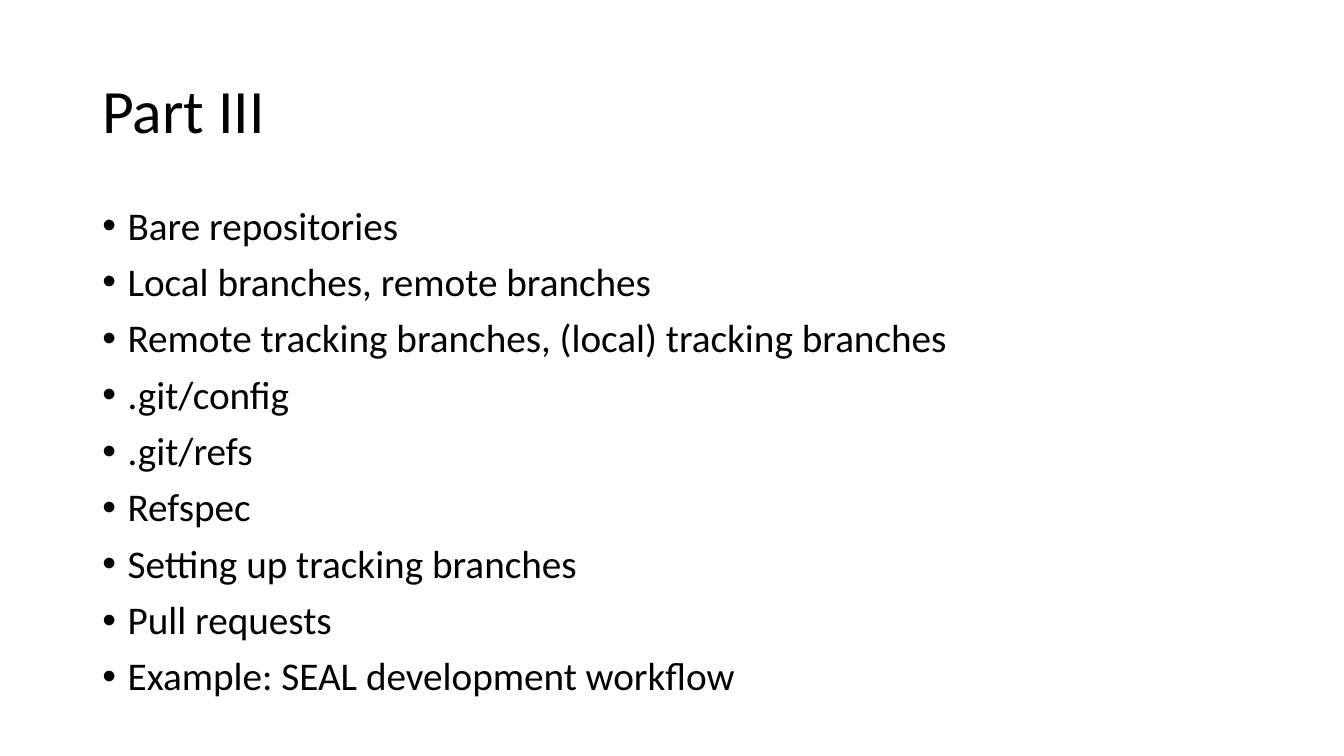
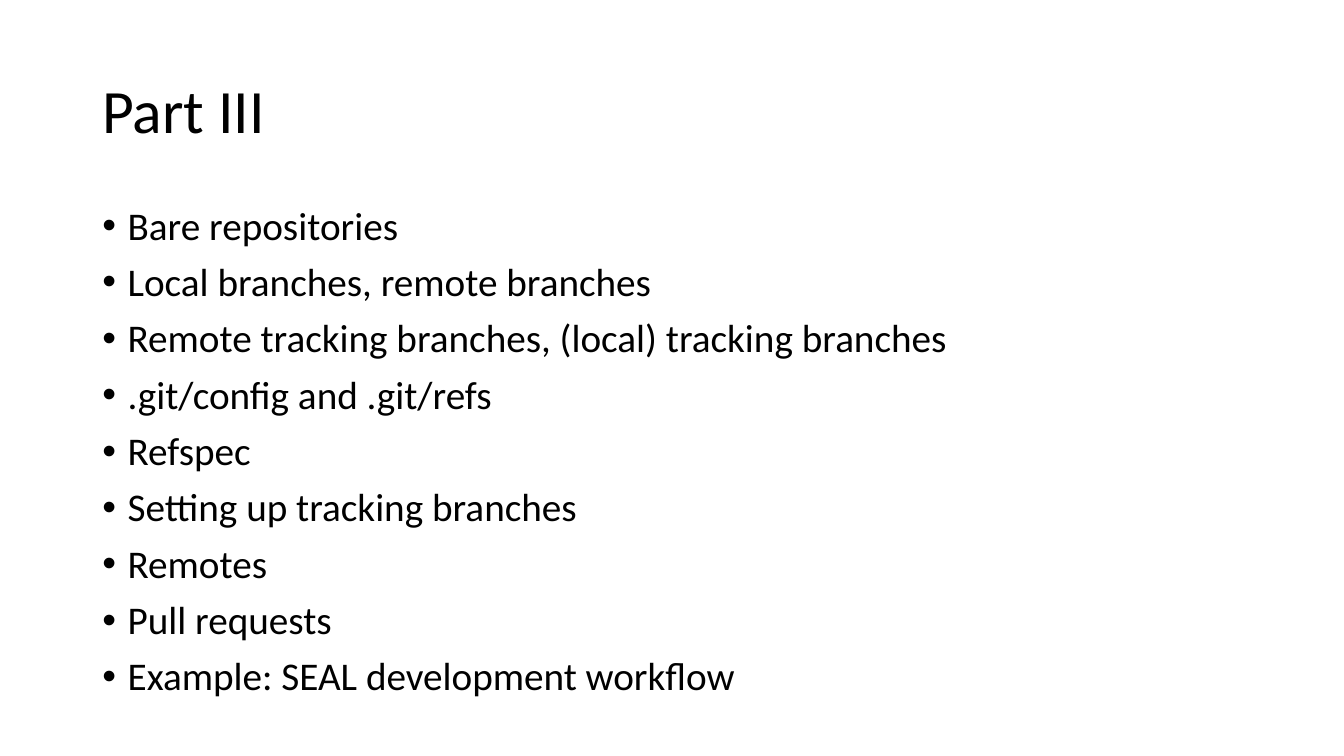
Before and after one commit to kimlaine/GreatAtGit, a slide deck: slide 9 of tutorial_agenda.pptx. Drawn at 1344x756 pixels with LibreOffice and Linux fonts; fonts in the diff are those of the drawing. Boxes give left, top, right and bottom in pixels: in the first picture for what was removed or moved away, otherwise in the second. Text is boxed around its words. In the diff, an @@ line names an element or a change of style, - is before the commit and + after.

```diff
--- a/tutorial_agenda.pptx
+++ b/tutorial_agenda.pptx
@@ text at [128,381,492,416]: text changed @@
-• .git/config
-• .git/refs
+• .git/config and .git/refs
@@ text at [128,553,267,579]: paragraph added @@
+• Remotes
```
Also in this commit, not shown: 1 other slide changed, 1 other file.
